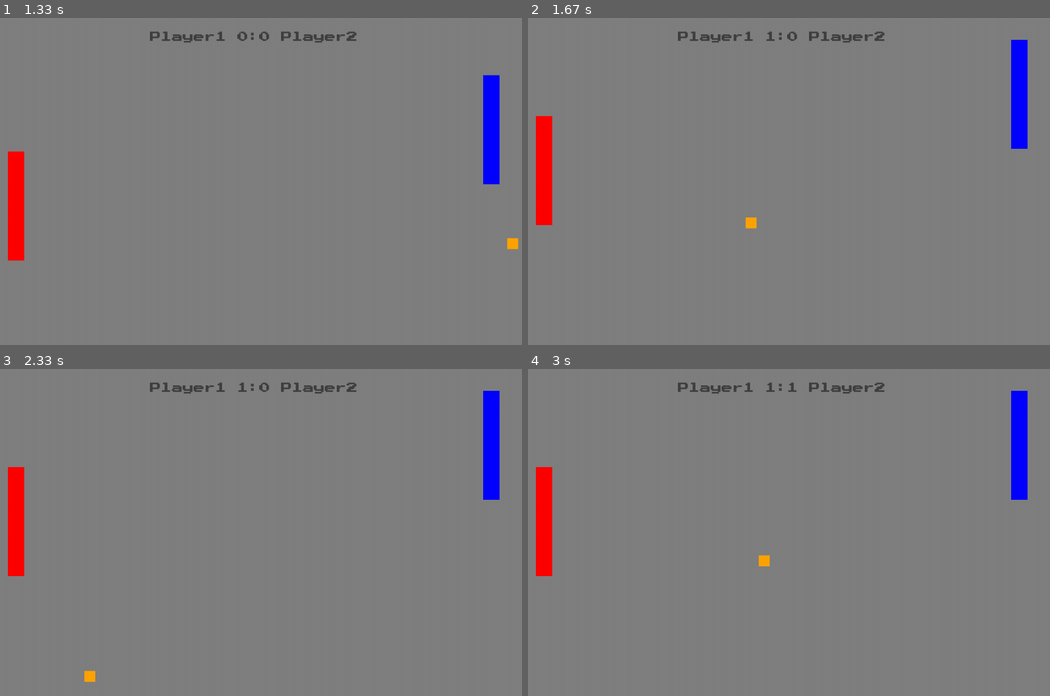
Above: before the commit, frames 1-4 (two rows, left to right).
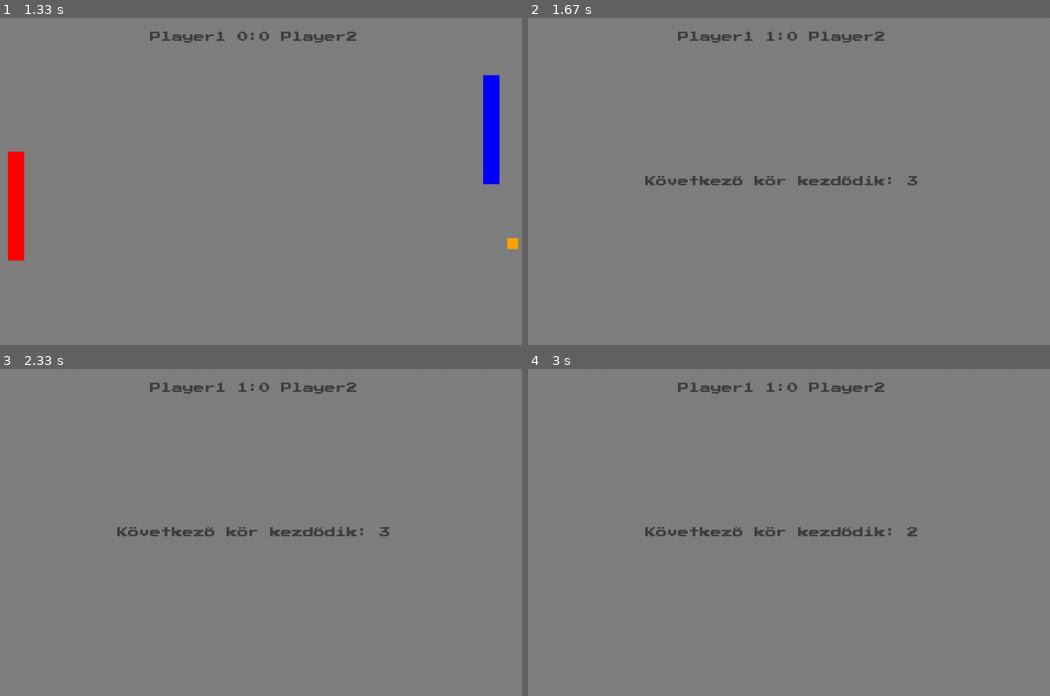
Above: after the commit, the same moments.

Repository: mentekoppany11/Python_projekt-Pong-
Game: pygame game, started from Pong.py
Same seed, same stepped clock (60 frames per second), same inputs: the game is played once before the commit and once after it.
Inputs:
- Up to frame 1 (1.33 s): hold Up 0.33-0.8 s; hold Down 0.83-1.13 s; hold S 0.83-1.13 s; hold Up from 1.17 s (still down); hold W from 1.17 s (still down)
- Up to frame 2 (1.67 s): release Up at 1.53 s; release W at 1.53 s
- Up to frame 3 (2.33 s): no input
- Up to frame 4 (3 s): no input

Frame 1 is identical in both runs. In frame 2, 2.8% of the frame differs, in the area x 1-96%, y 6-65%; in frame 3, 2.8%; in frame 4, 2.9%, in the area x 1-96%, y 4-64%.

Commit message:
visszaszámláló és ötletek hozzáadása

Diff:
--- a/Pong.py
+++ b/Pong.py
@@ -1,5 +1,6 @@
 import pygame
 from sys import exit
+from time import sleep
 
 pygame.init()
 
@@ -36,6 +37,23 @@
 
 player1_score = 0
 player2_score = 0
+
+def countdown(seconds):
+    for count in range(seconds, 0, -1):
+
+        screen.fill(GRAY)
+
+        score_surf = font.render(f'Player1 {player1_score}:{player2_score} Player2', False, LIGHT_GRAY, GRAY)
+        score_rect = score_surf.get_rect(midtop = (500, 25))
+        screen.blit(score_surf, score_rect)
+
+        countdown_surf = font.render(f'Következő kör kezdődik: {count}', False, LIGHT_GRAY, GRAY)
+        countdown_rect = countdown_surf.get_rect(center = (500, 300))
+        screen.blit(countdown_surf, countdown_rect)
+
+        pygame.display.update()
+        sleep(1)
+
 
 while True:
     if player1_score != 3 and player2_score != 3:
@@ -76,7 +94,6 @@
         if ball_rect.top <= 0 or ball_rect.bottom >= 600:
             ball_speed_y *= -1.05
             ball_speed_x *= 1.05
-            print(ball_speed_x, ball_speed_y)
 
         if ball_rect.left >= 1015:
             ball_speed_x = 6
@@ -84,31 +101,24 @@
         #Labda sebességének a növelése
             ball_speed_x *= -1.05 #labda irányának a meg fordítása
             ball_speed_y *= 1.05
-            print(ball_speed_x, ball_speed_y)
         #Labda visszahelyezése középre
-            ball_rect.x = 500
-            ball_rect.y = 300
+            ball_rect.x, ball_rect.y= 500, 300
         #Eredmény frissítése
             player1_score += 1
-            score_surf = font.render(f'Player1 {player1_score}:{player2_score} Player2', False, LIGHT_GRAY, GRAY)
-            score_rect = score_surf.get_rect(midtop = (500, 25))
-            screen.blit(score_surf, score_rect)
+        #Visszaszámláló
+            countdown(3)
 
         if ball_rect.right <= -15:
-            ball_speed_x = 6
-            ball_speed_y = 6
+            ball_speed_x, ball_speed_y = 6, 6
         #Labda sebességének a növelése
             ball_speed_x *= -1.05 #labda irányának a meg fordítása
             ball_speed_y *= 1.05
-            print(ball_speed_x, ball_speed_y)
         #Labda visszahelyezése középre
-            ball_rect.x = 500
-            ball_rect.y = 300
+            ball_rect.x, ball_rect.y= 500, 300
         #Eredmény frissítése
             player2_score += 1
-            score_surf = font.render(f'Player1 {player1_score}:{player2_score} Player2', False, LIGHT_GRAY, GRAY)
-            score_rect = score_surf.get_rect(midtop = (500, 25))
-            screen.blit(score_surf, score_rect)
+        #Visszaszámláló
+            countdown(3)
 
         if player1_rect.colliderect(ball_rect) or player2_rect.colliderect(ball_rect):
             ball_speed_x *= -1
Not shown, added: To-do_list
